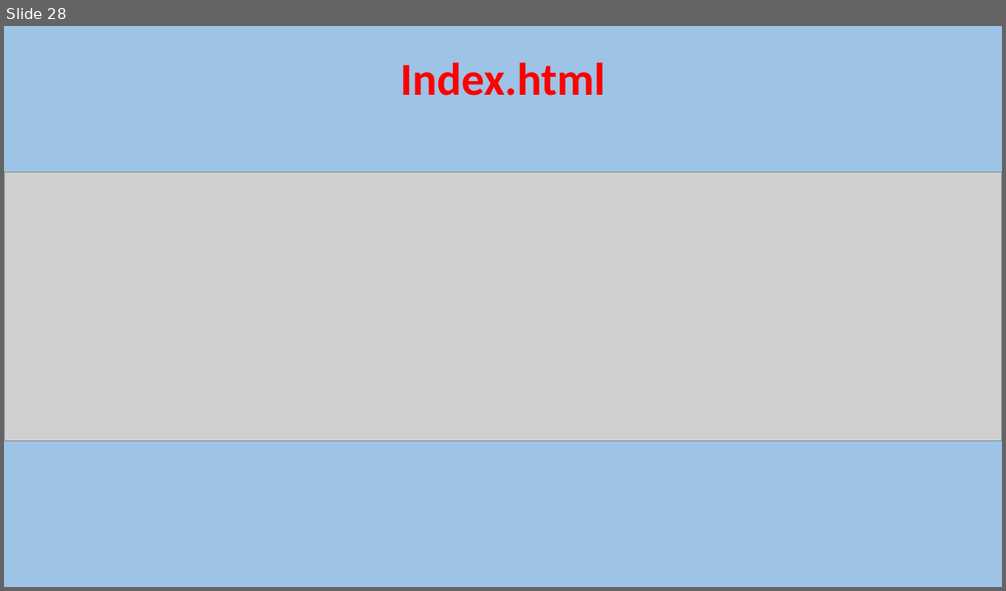
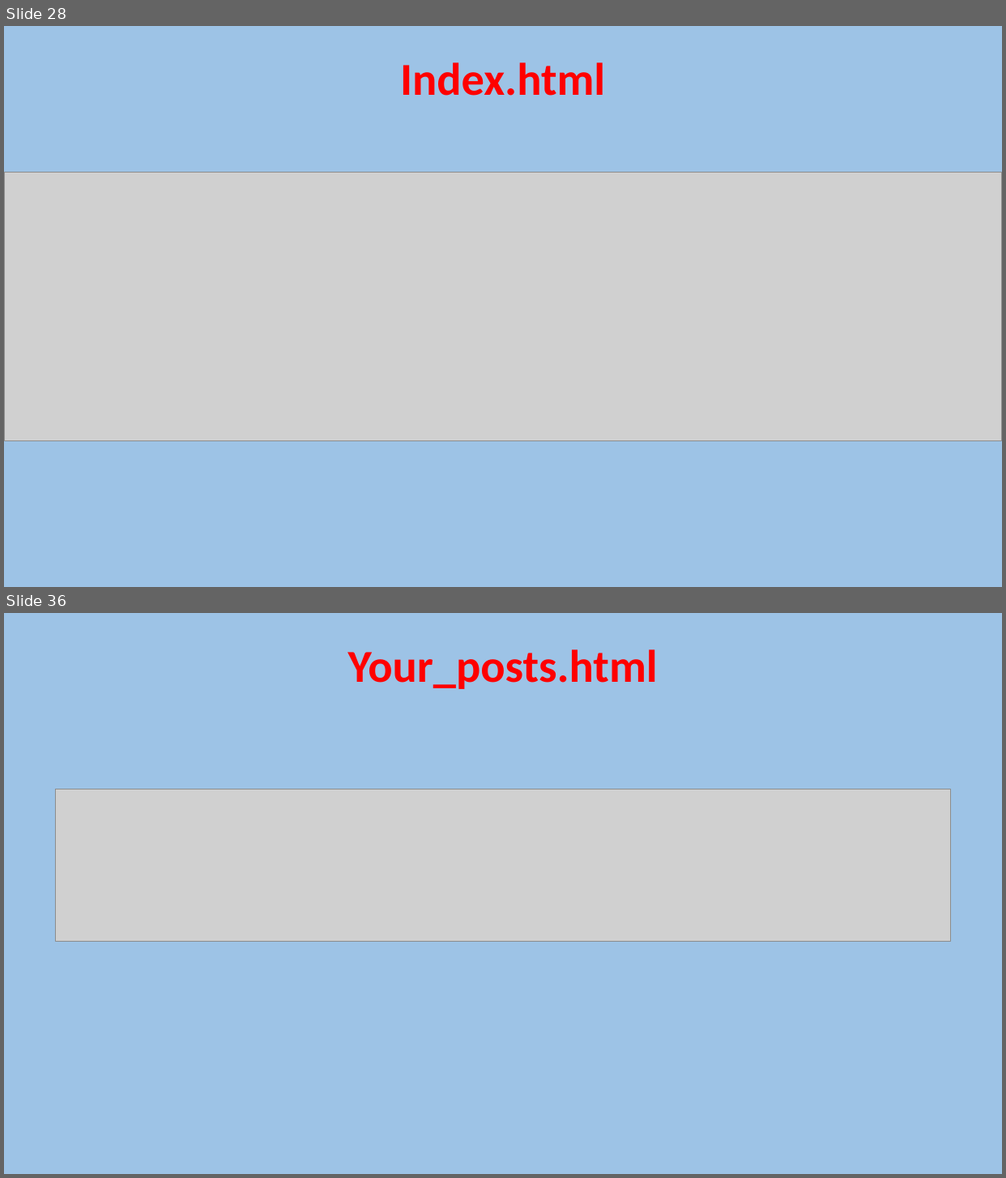
Before and after one commit to GloireDianzenza/ProjetFinal, a slide deck: documentation/Dossier Projet/Projet Slides.pptx. Shown one above the other, each under a label of ours: slide 28 before the commit, slides 28 and 36 after it; the slides between them are not shown. The pictures are 1006x591 and 1006x1178 pixels, drawn with LibreOffice and Linux fonts; fonts in the diff are those of the drawing; grey boxes stand for pictures. Boxes give left, top, right and bottom in pixels: in the first picture for what was removed or moved away, otherwise in the second. Text is boxed around its words. In the diff, an @@ line names an element or a change of style, - is before the commit and + after.

```diff
--- a/documentation/Dossier Projet/Projet Slides.pptx
+++ b/documentation/Dossier Projet/Projet Slides.pptx
@@ slide 36 added at (4, 613, 1002, 1174), background #9DC3E6 @@
@@ title added at (348, 649, 658, 689), 44 pt, text #FF0000, bold @@
+Your_posts.html
@@ picture added at (56, 790, 951, 942) @@
```
Also in this commit, not shown: 15 other slides added, 2 other files.
